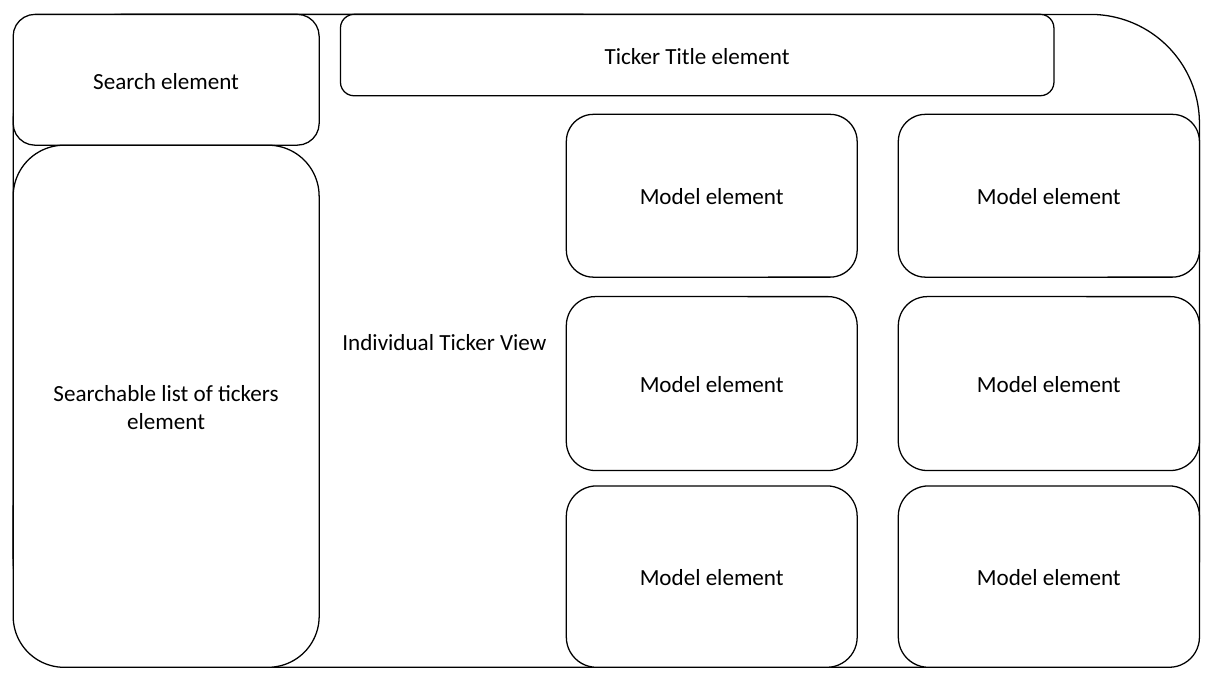
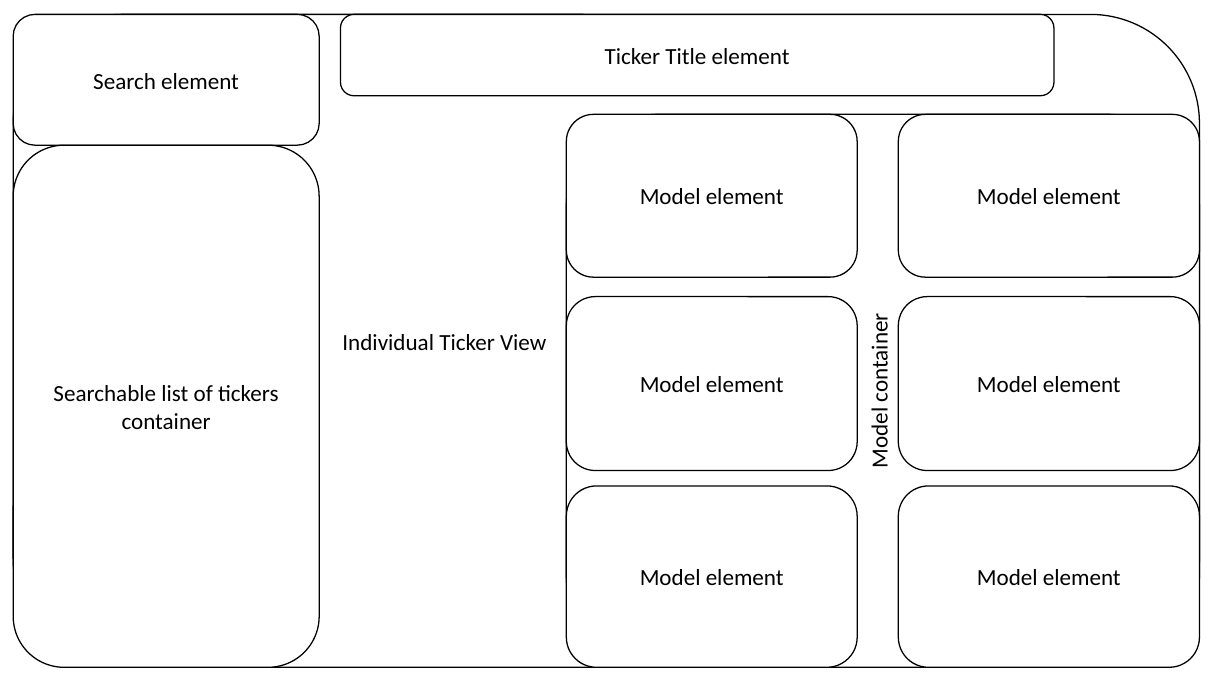
Before and after one commit to chipuha/StockMarket, a slide deck: slide 4 of Visualizer/Mockup.pptx. Drawn at 1232x693 pixels with LibreOffice and Linux fonts; fonts in the diff are those of the drawing. Boxes give left, top, right and bottom in pixels: in the first picture for what was removed or moved away, otherwise in the second. Text is boxed around its words. In the diff, an @@ line names an element or a change of style, - is before the commit and + after.

```diff
--- a/Visualizer/Mockup.pptx
+++ b/Visualizer/Mockup.pptx
@@ rounded rectangle added at [567, 115, 1200, 667], fill #FFFFFF, outline #000000 1 pt, 18 pt, text #000000 @@
+Model container
@@ text in rounded rectangle at [53, 385, 279, 429]: text changed @@
-Searchable list of tickers element
+Searchable list of tickers container
```
Also in this commit, not shown: 1 other slide changed, 2 other files.
